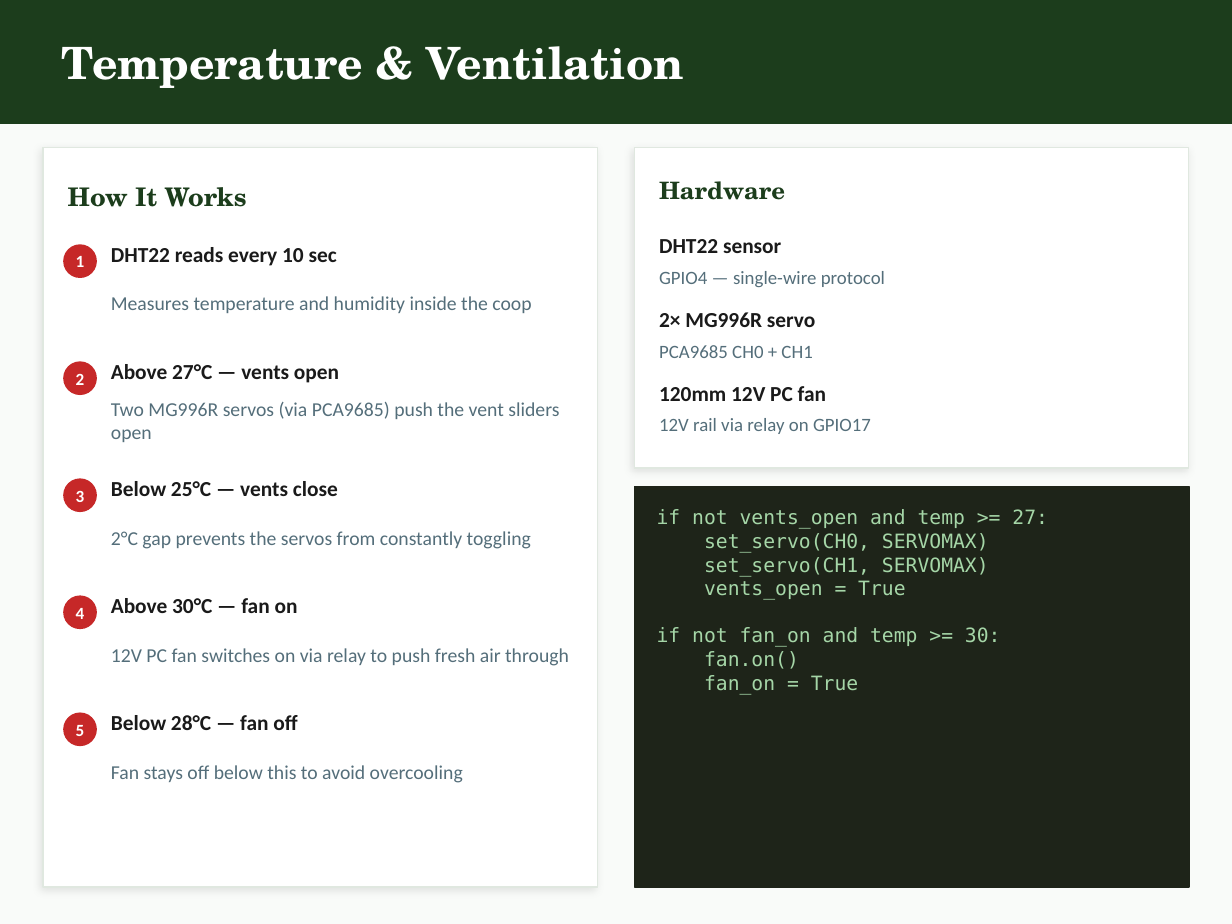
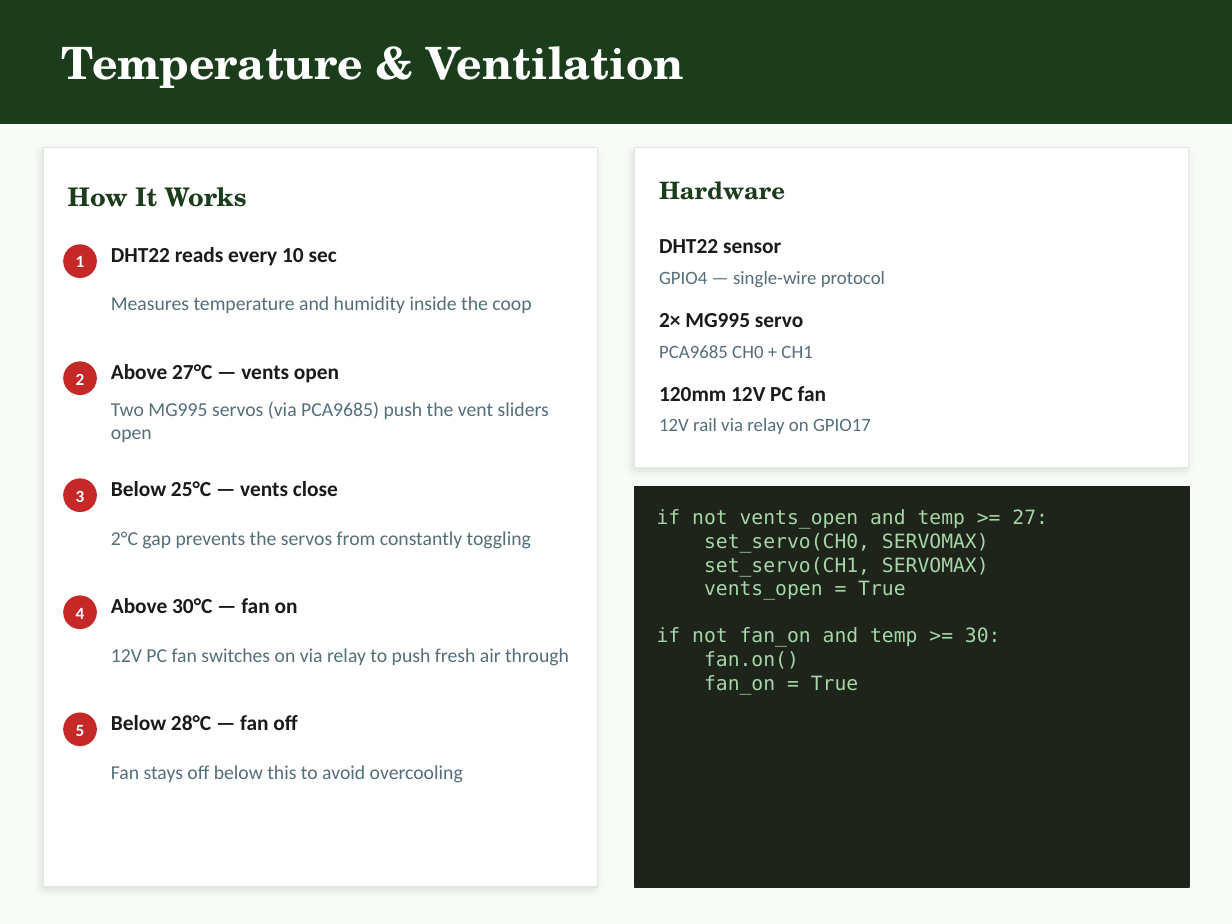
Before and after one commit to eplemonsqueezys/Auto-Chicken-Coop, a slide deck: slide 5 of smart_chicken_coop.pptx. Drawn at 1232x924 pixels with LibreOffice and Linux fonts; fonts in the diff are those of the drawing. Boxes give left, top, right and bottom in pixels: in the first picture for what was removed or moved away, otherwise in the second. Text is boxed around its words. In the diff, an @@ line names an element or a change of style, - is before the commit and + after.

```diff
--- a/smart_chicken_coop.pptx
+++ b/smart_chicken_coop.pptx
@@ text at (659,313,803,327): text changed @@
-2× MG996R servo
+2× MG995 servo
@@ text at (111,402,549,442): text changed @@
-Two MG996R servos (via PCA9685) push the vent sliders open
+Two MG995 servos (via PCA9685) push the vent sliders open
```
Also in this commit, not shown: 1 other slide changed, 5 other files.
